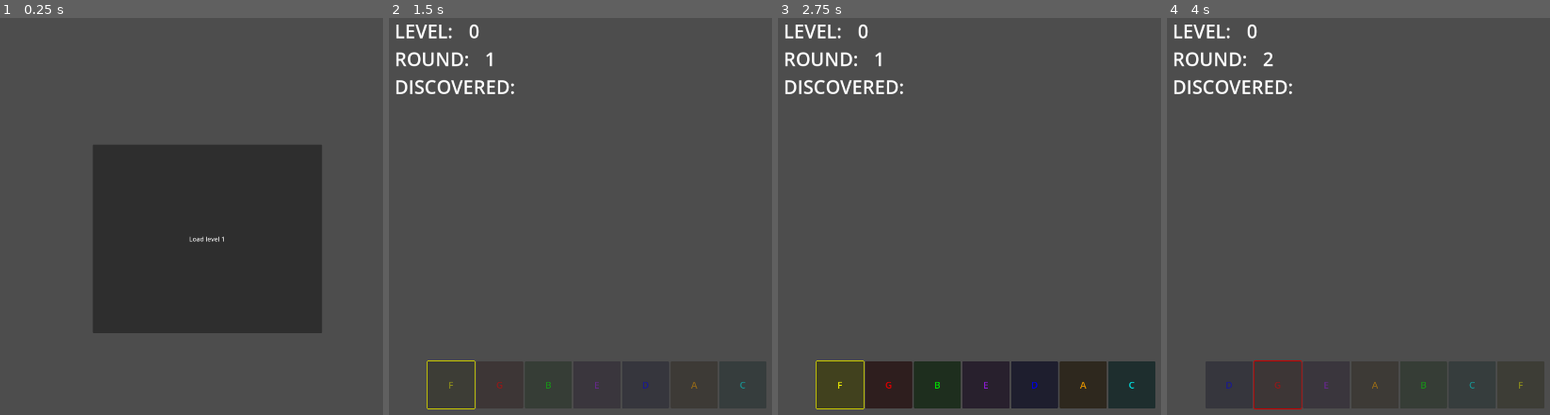
Above: before the commit, frames 1-4 (left to right).
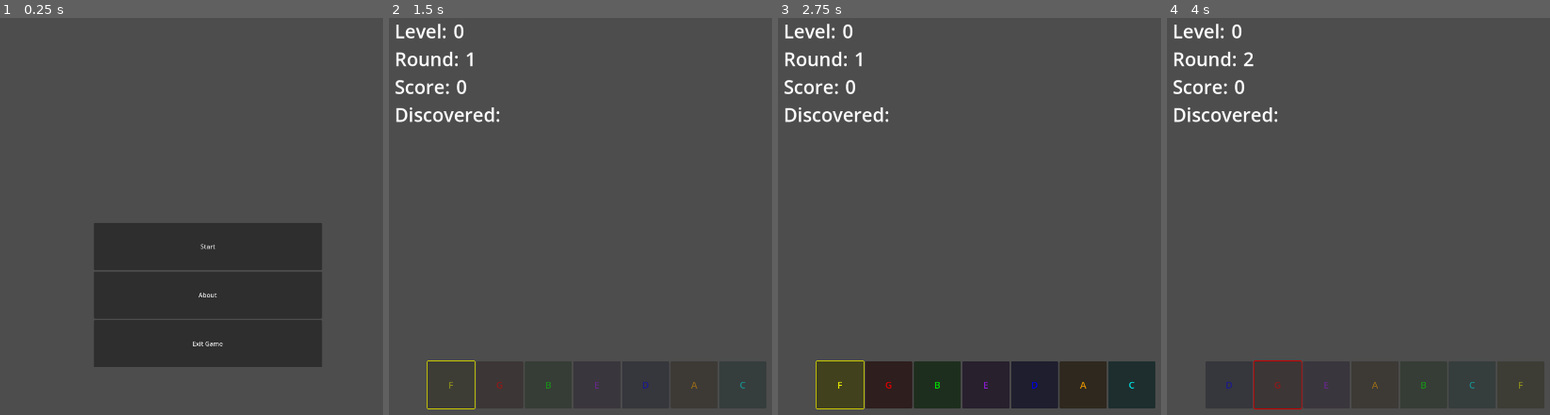
Above: after the commit, the same moments.

Repository: nenomancer/chromatone
Game: Godot game, scene res://scenes/main.tscn
The game is run twice, just before and just after one commit, with the same random seed, the same clock (stepped at 60 frames per second) and the same inputs. The project has no main scene, so this scene is started directly.
Inputs (mouse positions are in pixels of both pictures, inside the frame that each line leads up to):
- Up to frame 1 (0.25 s): no input
- Up to frame 2 (1.5 s): click (595, 240) at 0.5 s, where only the run before the commit has a clickable "Load level 1"; click "F" at 1.25 s
- Up to frame 3 (2.75 s): tap Enter at 2 s
- Up to frame 4 (4 s): click "G" at 2.75 s

The runs differ from the first frame. In frame 1, 17% of the frame differs, in the area x 24-85%, y 31-88%; in frame 2, 1.8%; in frame 3, 1.8%; in frame 4, 1.9%.

Commit message:
fix dialogue scene, refactor functions and scenes

Diff:
--- a/game_manager.gd
+++ b/game_manager.gd
@@ -2,6 +2,7 @@
 
 signal round_changed
 signal level_changed
+signal score_changed
 
 var available_notes: Array = ["C", "D", "E", "F", "G", "A", "B"]
 var available_colors: Array = [Color.RED, Color.GREEN, Color.BLUE, Color.YELLOW, Color.PURPLE, Color.ORANGE, Color.CYAN]
@@ -66,8 +67,6 @@
 func set_level(new_level: int):
 	current_level = new_level
 	emit_signal("level_changed")
-	print("current level is (burt from the other shiet): ")
-	print(GameManager.current_level)
 
 func get_color_note_pairs() -> Dictionary:
 	return color_note_pairs
@@ -101,5 +100,6 @@
 		melody.append(note)
 	return melody
 
-func set_score(new_score: int):
-	current_score = new_score
+func update_score(amount: int):
+	current_score += amount
+	emit_signal("score_changed")
--- a/scenes/dialogue.tscn
+++ b/scenes/dialogue.tscn
@@ -2,7 +2,7 @@
 
 [ext_resource type="Script" path="res://scripts/dialogue.gd" id="1_fjkha"]
 
-[node name="Dialogue" type="Control" node_paths=PackedStringArray("discovered_notes_display")]
+[node name="Dialogue" type="Control" node_paths=PackedStringArray("discovered_notes_display", "next_level_button")]
 layout_mode = 3
 anchors_preset = 15
 anchor_right = 1.0
@@ -11,8 +11,9 @@
 grow_vertical = 2
 script = ExtResource("1_fjkha")
 discovered_notes_display = NodePath("DiscoveredNotesDisplay")
+next_level_button = NodePath("StartLevel")
 
-[node name="Label" type="Label" parent="."]
+[node name="Info1" type="Label" parent="."]
 layout_mode = 1
 anchors_preset = 5
 anchor_left = 0.5
@@ -28,7 +29,7 @@
 horizontal_alignment = 1
 autowrap_mode = 3
 
-[node name="Label2" type="Label" parent="."]
+[node name="Info2" type="Label" parent="."]
 layout_mode = 1
 anchors_preset = 5
 anchor_left = 0.5
@@ -72,5 +73,3 @@
 grow_vertical = 2
 theme_override_font_sizes/font_size = 36
 text = "Start Level 1"
-
-[connection signal="pressed" from="StartLevel" to="." method="_on_start_level_pressed"]
--- a/scenes/info.tscn
+++ b/scenes/info.tscn
@@ -2,15 +2,16 @@
 
 [ext_resource type="Script" path="res://scripts/info.gd" id="1_bytdj"]
 
-[node name="Info" type="Control" node_paths=PackedStringArray("discovered_notes_display", "level_display", "round_display")]
+[node name="Info" type="Control" node_paths=PackedStringArray("discovered_notes_display", "level_display", "round_display", "score_display")]
 layout_mode = 3
 anchors_preset = 10
 anchor_right = 1.0
 grow_horizontal = 2
 script = ExtResource("1_bytdj")
 discovered_notes_display = NodePath("MarginContainer2/MarginContainer/Discovered/DiscoveredNotesDisplay")
-level_display = NodePath("MarginContainer2/MarginContainer/Level/Value")
-round_display = NodePath("MarginContainer2/MarginContainer/Round/Value")
+level_display = NodePath("MarginContainer2/MarginContainer/Level/LevelDisplay")
+round_display = NodePath("MarginContainer2/MarginContainer/Round/RoundDisplay")
+score_display = NodePath("MarginContainer2/MarginContainer/Score/ScoreDisplay")
 
 [node name="MarginContainer2" type="MarginContainer" parent="."]
 layout_mode = 1
@@ -30,16 +31,16 @@
 [node name="Key" type="Label" parent="MarginContainer2/MarginContainer/Level"]
 layout_mode = 2
 theme_override_font_sizes/font_size = 48
-text = "LEVEL:"
+text = "Level:"
 
 [node name="MarginContainer" type="MarginContainer" parent="MarginContainer2/MarginContainer/Level"]
 layout_mode = 2
-theme_override_constants/margin_right = 32
+theme_override_constants/margin_right = 8
 
-[node name="Value" type="Label" parent="MarginContainer2/MarginContainer/Level"]
+[node name="LevelDisplay" type="Label" parent="MarginContainer2/MarginContainer/Level"]
 layout_mode = 2
 theme_override_font_sizes/font_size = 48
-text = "3"
+text = "0"
 horizontal_alignment = 2
 
 [node name="Round" type="HBoxContainer" parent="MarginContainer2/MarginContainer"]
@@ -48,16 +49,34 @@
 [node name="Key" type="Label" parent="MarginContainer2/MarginContainer/Round"]
 layout_mode = 2
 theme_override_font_sizes/font_size = 48
-text = "ROUND:"
+text = "Round:"
 
 [node name="MarginContainer" type="MarginContainer" parent="MarginContainer2/MarginContainer/Round"]
 layout_mode = 2
-theme_override_constants/margin_right = 32
+theme_override_constants/margin_right = 8
 
-[node name="Value" type="Label" parent="MarginContainer2/MarginContainer/Round"]
+[node name="RoundDisplay" type="Label" parent="MarginContainer2/MarginContainer/Round"]
 layout_mode = 2
 theme_override_font_sizes/font_size = 48
-text = "3"
+text = "0"
+horizontal_alignment = 2
+
+[node name="Score" type="HBoxContainer" parent="MarginContainer2/MarginContainer"]
+layout_mode = 2
+
+[node name="Key" type="Label" parent="MarginContainer2/MarginContainer/Score"]
+layout_mode = 2
+theme_override_font_sizes/font_size = 48
+text = "Score:"
+
+[node name="MarginContainer" type="MarginContainer" parent="MarginContainer2/MarginContainer/Score"]
+layout_mode = 2
+theme_override_constants/margin_right = 8
+
+[node name="ScoreDisplay" type="Label" parent="MarginContainer2/MarginContainer/Score"]
+layout_mode = 2
+theme_override_font_sizes/font_size = 48
+text = "0"
 horizontal_alignment = 2
 
 [node name="Discovered" type="VBoxContainer" parent="MarginContainer2/MarginContainer"]
@@ -66,7 +85,7 @@
 [node name="Key" type="Label" parent="MarginContainer2/MarginContainer/Discovered"]
 layout_mode = 2
 theme_override_font_sizes/font_size = 48
-text = "DISCOVERED:"
+text = "Discovered:"
 
 [node name="MarginContainer" type="MarginContainer" parent="MarginContainer2/MarginContainer/Discovered"]
 layout_mode = 2
--- a/scenes/main.tscn
+++ b/scenes/main.tscn
@@ -2,7 +2,7 @@
 
 [ext_resource type="Script" path="res://scripts/main.gd" id="1_ra6y2"]
 
-[node name="Main" type="Control"]
+[node name="Main" type="Control" node_paths=PackedStringArray("start_button", "about_button", "exit_button")]
 layout_mode = 3
 anchors_preset = 15
 anchor_right = 1.0
@@ -10,13 +10,39 @@
 grow_horizontal = 2
 grow_vertical = 2
 script = ExtResource("1_ra6y2")
+start_button = NodePath("VBoxContainer/StartGame")
+about_button = NodePath("VBoxContainer/About")
+exit_button = NodePath("VBoxContainer/Exit")
 
-[node name="Button" type="Button" parent="."]
-layout_mode = 0
-offset_left = 246.0
-offset_top = 347.0
-offset_right = 831.0
-offset_bottom = 828.0
-text = "Load level 1"
+[node name="VBoxContainer" type="VBoxContainer" parent="."]
+layout_mode = 1
+anchors_preset = 14
+anchor_top = 0.5
+anchor_right = 1.0
+anchor_bottom = 0.5
+offset_left = 249.0
+offset_top = -413.0
+offset_right = -249.0
+offset_bottom = 413.0
+grow_horizontal = 2
+grow_vertical = 2
 
-[connection signal="pressed" from="Button" to="." method="_on_button_pressed"]
+[node name="StartGame" type="Button" parent="VBoxContainer"]
+custom_minimum_size = Vector2(0, 120)
+layout_mode = 2
+text = "Start
+"
+
+[node name="About" type="Button" parent="VBoxContainer"]
+custom_minimum_size = Vector2(0, 120)
+layout_mode = 2
+text = "About"
+
+[node name="Exit" type="Button" parent="VBoxContainer"]
+custom_minimum_size = Vector2(0, 120)
+layout_mode = 2
+text = "Exit Game"
+
+[connection signal="pressed" from="VBoxContainer/StartGame" to="." method="_on_start_game_pressed"]
+[connection signal="pressed" from="VBoxContainer/About" to="." method="_on_start_game_pressed"]
+[connection signal="pressed" from="VBoxContainer/Exit" to="." method="_on_start_game_pressed"]
--- a/scripts/dialogue.gd
+++ b/scripts/dialogue.gd
@@ -1,45 +1,27 @@
 extends Control
 
 @export var discovered_notes_display: HBoxContainer
-const COLOR_BUTTON = preload("res://scenes/color_button.tscn")
-# Called when the node enters the scene tree for the first time.
+@export var next_level_button: Button
+
 func _ready() -> void:
-	#pass
+	next_level_button.pressed.connect(_start_next_level)
+	next_level_button.text = 'Start Level ' + var_to_str(GameManager.current_level + 1)
+	var placeholder: String
+	if (GameManager.current_level == 0):
+		placeholder = 'the warmup round'
+	else:
+		placeholder = 'level ' + var_to_str(GameManager.current_round)
+	$Info1.text = 'Congratulations! You just passed ' + placeholder + '!'
 	load_buttons()
-	#var buttons = discovered_notes_display.get_children()
-	#var note_list = GameManager.color_note_pairs.keys() # Get notes
-#
-	#
-	#for index in range(GameManager.discovered_notes.size()):
-		##var index = GameManager.discovered_notes.
-		#var note = note_list[index]
-		#var color = GameManager.color_note_pairs[note]['color']
-		#var button = buttons[index]
-		#
-		#button.modulate = color
-		#button.set_meta("note", note)
 
-
-# Called every frame. 'delta' is the elapsed time since the previous frame.
-func _process(delta: float) -> void:
-	pass
-
-func _on_start_level_pressed() -> void:
+func _start_next_level() -> void:
 	get_tree().change_scene_to_file(GameManager.LEVELS_UI)
 
-# NOT WORKING, NOT SURE IF NEEDED, NEEDS TO BE REFACTORED FOR SURE
 func load_buttons() -> void:
-	print("loading buttons...")
 	var buttons_ui = GameManager.BUTTONS_UI.instantiate()
 	add_child(buttons_ui)
 	buttons_ui.note_selected.connect(on_dialogue_press)
 	buttons_ui.assign_color_to_buttons(func(note): return note in GameManager.discovered_notes)
 
-	#buttons_ui.disable_buttons()
-	#buttons_ui.enable_buttons()
-	#buttons_ui.enable_discovered_buttons()
-
 func on_dialogue_press(note) -> void:
-	print("PRESSING NOTE: ")
-	print(note)
 	GameManager.play_note(note)
--- a/scripts/info.gd
+++ b/scripts/info.gd
@@ -3,24 +3,21 @@
 @export var discovered_notes_display: HBoxContainer
 @export var level_display: Label
 @export var round_display: Label
+@export var score_display: Label
 
-# Called when the node enters the scene tree for the first time.
 func _ready() -> void:
 	GameManager.connect("round_changed", update_round)
 	GameManager.connect("level_changed", update_level)
-	pass # Replace with function body.
-
-
-# Called every frame. 'delta' is the elapsed time since the previous frame.
-func _process(delta: float) -> void:
-	pass
+	GameManager.connect("score_changed", update_score)
 
 func update_round() -> void:
 	round_display.text = var_to_str(GameManager.current_round)
 
 func update_level() -> void:
-	print("updating lelvel?")
 	level_display.text = var_to_str(GameManager.current_level)
+
+func update_score() -> void:
+	score_display.text = var_to_str(GameManager.current_score)
 
 func update_discovered_notes():
 	for child in discovered_notes_display.get_children():
--- a/scripts/levels_ui.gd
+++ b/scripts/levels_ui.gd
@@ -12,14 +12,14 @@
 
 var buttons_ui: Control
 var info_ui: Control
-var temp_score: int = 0
+#var temp_score: int = 0
 var _melody_stepsize: int = 1
 
 func _ready():
 	load_info()
 	load_buttons()
+	GameManager.set_level(GameManager.current_level + 1)
 	GameManager.set_round(1)
-	GameManager.set_level(GameManager.current_level + 1)
 	start_round()
 
 func on_level_guess(note) -> void:
@@ -27,9 +27,9 @@
 	_player_melody.append(note)
 
 	if note == _correct_melody[guess_index]:
-		temp_score += 10
+		GameManager.update_score(10)
 	else:
-		temp_score -= 5
+		GameManager.update_score(-5)
 	guess_index += 1
 
 	if (guess_index < _correct_melody.size()):
@@ -42,9 +42,7 @@
 		start_round()
 	else:
 		GameManager.set_round(1)
-		GameManager.set_level(GameManager.current_level + 1)
-		# This should eventually be changed to open the Dialogue Scene
-		get_tree().change_scene_to_file(GameManager.LEVELS_UI)
+		get_tree().change_scene_to_file(GameManager.DIALOGUE)
 
 func get_melody() -> void:
 	_correct_melody = GameManager.get_melody()
@@ -85,5 +83,4 @@
 func end_round() -> void:
 	buttons_ui.disable_buttons()
 	buttons_ui.clear_color_from_buttons()
-	GameManager.set_score(temp_score)
 	await get_tree().create_timer(2).timeout
--- a/scripts/main.gd
+++ b/scripts/main.gd
@@ -1,11 +1,21 @@
 extends Control
 
-func _on_button_pressed():
+@export var start_button: Button
+@export var about_button: Button
+@export var exit_button: Button
+
+func _ready() -> void:
+	start_button.pressed.connect(_start_game)
+	about_button.pressed.connect(_show_abobut)
+	exit_button.pressed.connect(_exit_game)
+
+
+func _start_game() -> void:
 	get_tree().change_scene_to_file(GameManager.WARMUP_UI)
 
-func _on_about_button_pressed() -> void:
+func _show_abobut() -> void:
 	print("Info about the game and whatnot")
 
-func _on_exit_button_pressed() -> void:
+func _exit_game() -> void:
 	print("Exiting game...")
 	get_tree().quit()
--- a/scripts/warmup_ui.gd
+++ b/scripts/warmup_ui.gd
@@ -34,7 +34,7 @@
 
 	end_round()
 
-func start_level_1() -> void:
+func end_warmup() -> void:
 	get_tree().change_scene_to_file(GameManager.DIALOGUE)
 
 func start_round() -> void:
@@ -50,10 +50,10 @@
 func end_round() -> void:
 	await get_tree().create_timer(2).timeout
 	if (GameManager.discovered_notes.size() == 3):
-		return start_level_1()
+		return end_warmup()
 
 	if (GameManager.current_round < 5):
 		GameManager.set_round(GameManager.current_round + 1)
 		start_round()
 	else:
-		start_level_1()
+		end_warmup()
